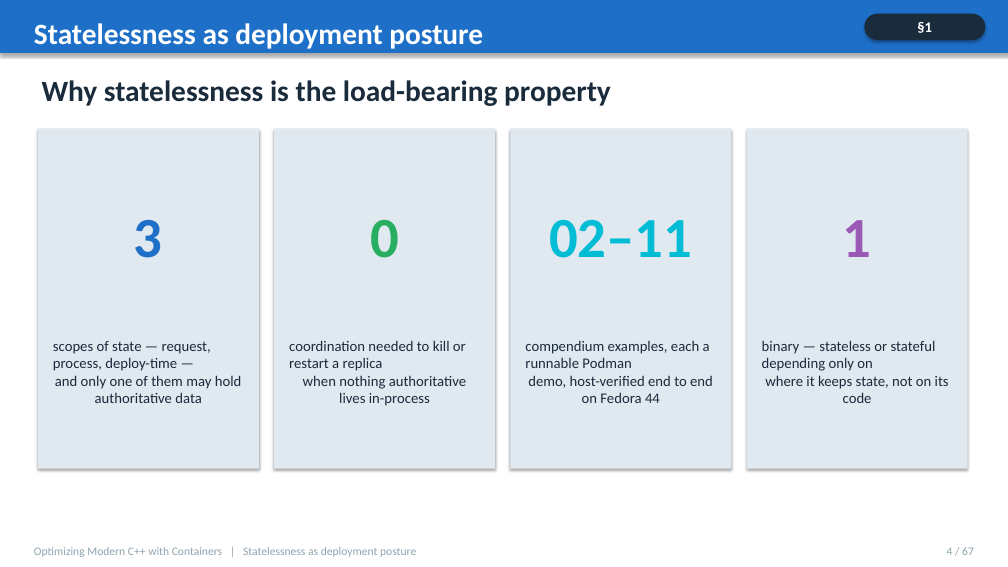
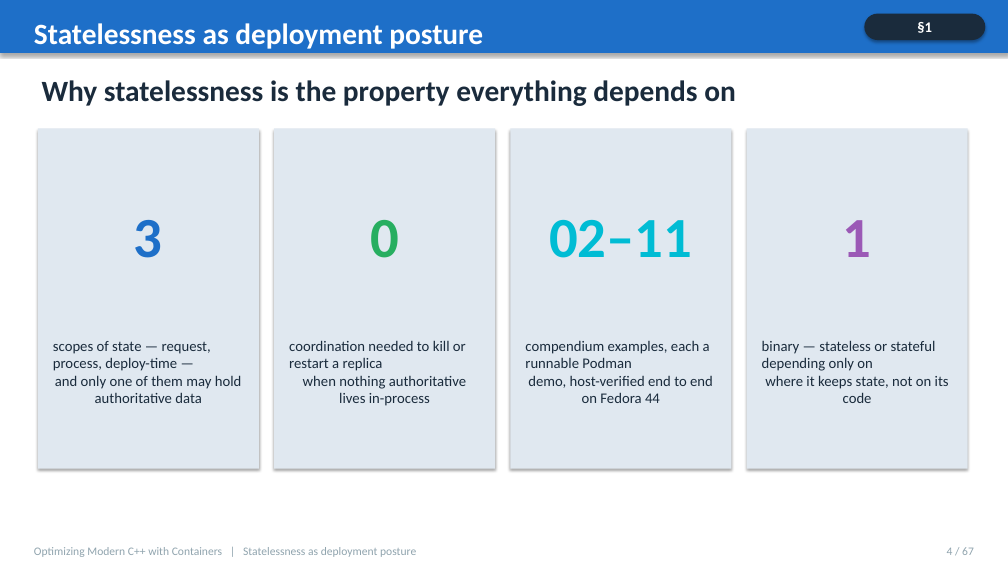
Before and after one commit to patterncatalyst/cpp-statelessness, a slide deck: slide 4 of presentation/cpp-statelessness-compendium.pptx. Drawn at 1008x567 pixels with LibreOffice and Linux fonts; fonts in the diff are those of the drawing. Boxes give left, top, right and bottom in pixels: in the first picture for what was removed or moved away, otherwise in the second. Text is boxed around its words. In the diff, an @@ line names an element or a change of style, - is before the commit and + after.

```diff
--- a/presentation/cpp-statelessness-compendium.pptx
+++ b/presentation/cpp-statelessness-compendium.pptx
@@ text at (42, 80, 736, 106): text changed @@
-Why statelessness is the load-bearing property
+Why statelessness is the property everything depends on
```
Also in this commit, not shown: 20 other slides changed, 5 other files.
